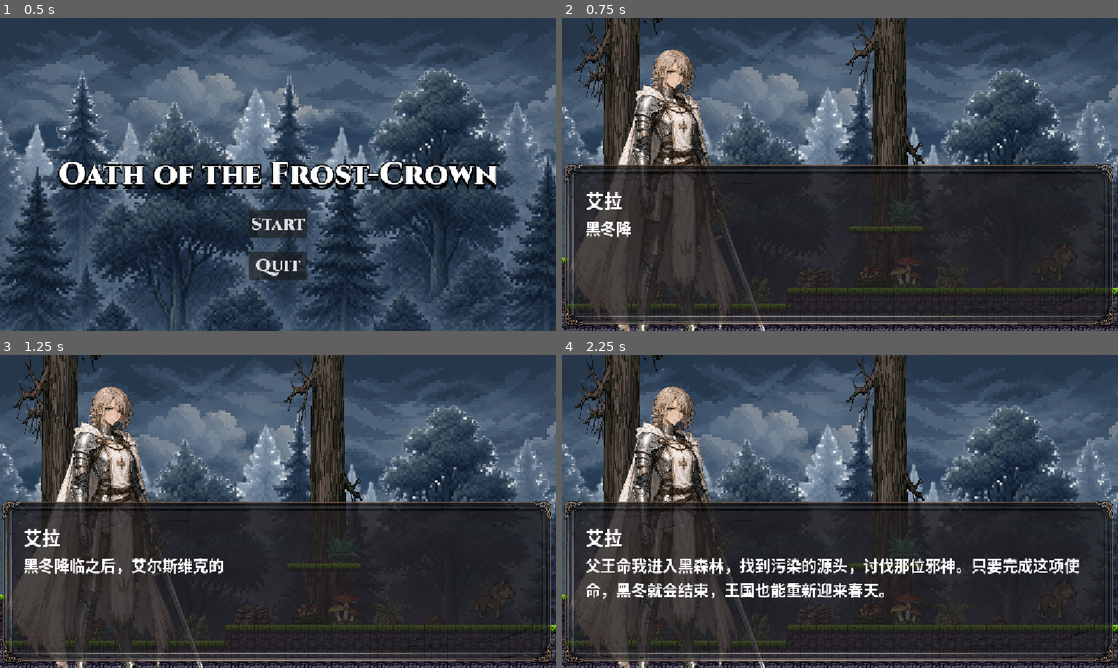
Above: before the commit, frames 1-4 (two rows, left to right).
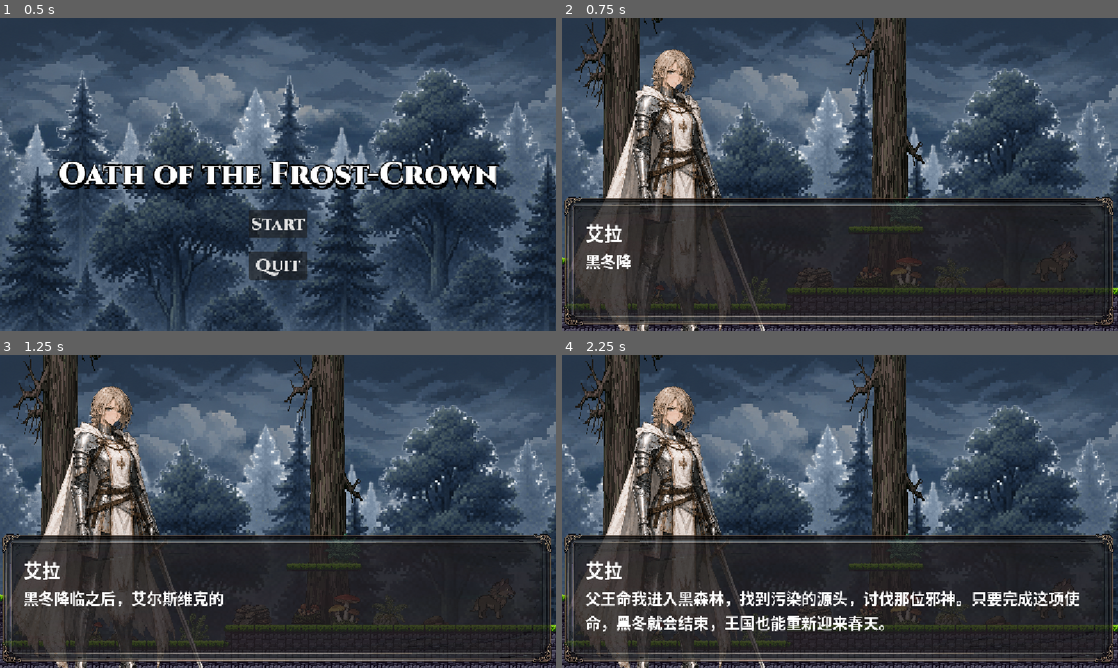
Above: after the commit, the same moments.

Repository: cwdtom/oath-of-the-frost-crown
Game: Godot game, scene res://main.tscn
The game is run twice, just before and just after one commit, with the same random seed, the same clock (stepped at 60 frames per second) and the same inputs. Sound files missing from this copy of the repository are replaced by a short silence.
Inputs:
- Up to frame 1 (0.5 s): no input
- Up to frame 2 (0.75 s): click "Start" at 0.5 s
- Up to frame 3 (1.25 s): no input
- Up to frame 4 (2.25 s): tap Enter (attack) at 1.25, 1.35, 2.1 s; hold Right (right) from 1.28 s (still down); tap Space (jump) at 1.52 s

Frame 1 is identical in both runs. In frame 2, 10% of the frame differs, in the area x 0-100%, y 46-91%; in frame 3, 12%; in frame 4, 17%.

Commit message:
Resume Level01 music and skip intro on retry

Diff:
--- a/levels/background.gd
+++ b/levels/background.gd
@@ -3,19 +3,31 @@
 
 @onready var music: AudioStreamPlayer = $AudioStreamPlayer
 
+var playback_position := 0.0
+
+
+func _enter_tree() -> void:
+	if is_node_ready():
+		start_music.call_deferred()
+
 
 func _ready() -> void:
+	start_music()
+
+
+func start_music() -> void:
 	if DisplayServer.get_name() == "headless":
-		clear_music()
+		stop_music()
 		return
 
-	music.play()
+	music.play(playback_position)
 
 
 func _exit_tree() -> void:
-	clear_music()
+	stop_music()
 
 
-func clear_music() -> void:
+func stop_music() -> void:
+	if music.playing:
+		playback_position = music.get_playback_position()
 	music.stop()
-	music.stream = null
--- a/levels/background.tscn
+++ b/levels/background.tscn
@@ -11,6 +11,7 @@
 script = ExtResource("1_t6oab")
 
 [node name="AudioStreamPlayer" type="AudioStreamPlayer" parent="." unique_id=773777861]
+process_mode = 3
 stream = ExtResource("2_s5n1h")
 volume_db = -8.0
 
--- a/levels/level_01.tscn
+++ b/levels/level_01.tscn
@@ -1867,10 +1867,12 @@
 tile_set = SubResource("TileSet_1n5kv")
 
 [node name="Player" parent="." index="3" unique_id=1483695229]
-position = Vector2(203, 380)
-
-[node name="SpawnPoint" parent="." index="4" unique_id=1046513896]
-position = Vector2(258, 459)
+position = Vector2(198, 418)
+
+[node name="BossDoor" parent="." index="4" unique_id=1824600193]
+position = Vector2(3933, 354)
+collision_layer = 1
+collision_mask = 1
 
 [node name="Enemies" type="Node2D" parent="." index="5" unique_id=67931990]
 
@@ -1890,10 +1892,5 @@
 [node name="Wolf4" parent="Enemies" index="4" unique_id=2088473449 instance=ExtResource("2_mckh2")]
 position = Vector2(3288, 488)
 
-[node name="BossDoor" parent="." index="6" unique_id=1824600193]
-position = Vector2(3933, 354)
-collision_layer = 1
-collision_mask = 1
-
-[node name="Story" parent="." index="8" instance=ExtResource("27_story")]
+[node name="Story" parent="." index="7" unique_id=292316685 instance=ExtResource("27_story")]
 story_path = "res://levels/level_01_story.json"
--- a/levels/level_base.gd
+++ b/levels/level_base.gd
@@ -5,7 +5,6 @@
 
 @onready var player = $Player
 @onready var hud = $HUD
-@onready var spawn_point = $SpawnPoint
 @onready var story: CanvasLayer = get_node_or_null("Story") as CanvasLayer
 @onready var player_camera: Camera2D = $Player/Camera2D
 
@@ -13,7 +12,6 @@
 
 
 func _ready() -> void:
-	player.global_position = spawn_point.global_position
 	hud.set_health(player.health)
 	player.hurt_taken.connect(hud.decrease_health)
 
--- a/levels/level_base.tscn
+++ b/levels/level_base.tscn
@@ -11,9 +11,6 @@
 [node name="Player" parent="." unique_id=1483695229 instance=ExtResource("1_vmt1o")]
 position = Vector2(314, 329)
 
-[node name="SpawnPoint" type="Marker2D" parent="." unique_id=1046513896]
-position = Vector2(114, 557)
-
 [node name="BossDoor" parent="." unique_id=1824600193 instance=ExtResource("3_da5si")]
 visible = false
 
--- a/main.gd
+++ b/main.gd
@@ -48,7 +48,7 @@
 	game_result_popup.visible = true
 
 
-func start_level_01() -> void:
+func start_level_01(play_intro: bool = true) -> void:
 	game_result_popup.visible = false
 
 	if level != null:
@@ -59,14 +59,23 @@
 
 	level = LEVEL_01_SCENE.instantiate() as Node2D
 	level.name = "Level01"
+	if not play_intro:
+		var story := level.get_node_or_null("Story")
+		if story != null:
+			level.remove_child(story)
+			story.queue_free()
+
 	add_child(level)
 	move_child(level, 0)
-	level.connect("intro_finished", _on_level_01_intro_finished)
+	if play_intro:
+		level.connect("intro_finished", _on_level_01_intro_finished)
 	connect_level_events()
 
 
 func play_level_00() -> void:
 	suspended_level_01 = level
+	var background := suspended_level_01.get_node("Background")
+	background.call("stop_music")
 	remove_child(suspended_level_01)
 
 	level = LEVEL_00_SCENE.instantiate() as Node2D
@@ -107,7 +116,7 @@
 
 
 func _on_retry_pressed() -> void:
-	start_level_01()
+	start_level_01(false)
 
 
 func _on_quit_pressed() -> void:
--- a/tests/smoke_main.gd
+++ b/tests/smoke_main.gd
@@ -4,6 +4,7 @@
 const MAIN_SCENE := "res://main.tscn"
 const LEVEL_00_STORY := "res://levels/level_00_story.json"
 const LEVEL_01_STORY := "res://levels/level_01_story.json"
+const MUSIC_RESUME_POSITION := 5.0
 const RESULT_VICTORY := "VICTORY"
 
 var failures: Array[String] = []
@@ -38,7 +39,18 @@
 
 	expect(level_01.name == "Level01", "Start enters Level01 before Level00")
 	var level_01_story := level_01.get_node_or_null("Story")
+	var level_01_music := level_01.get_node_or_null("Background/AudioStreamPlayer") as AudioStreamPlayer
 	expect(level_01_story != null, "Level01 contains Story")
+	expect(level_01_music != null, "Level01 contains background music")
+	if level_01_music != null:
+		expect(level_01_music.stream.get("loop") == true, "Level01 music loops")
+		expect(
+			level_01_music.process_mode == Node.PROCESS_MODE_ALWAYS,
+			"Level01 music keeps processing while its Story pauses the scene"
+		)
+		if DisplayServer.get_name() != "headless":
+			expect(level_01_music.playing, "Level01 music plays while its Story is active")
+			level_01_music.play(MUSIC_RESUME_POSITION)
 	if level_01_story == null:
 		finish()
 		return
@@ -53,8 +65,14 @@
 		finish()
 		return
 
-	for _story_node in level_01_story_nodes:
+	for story_node_index in level_01_story_nodes.size():
 		level_01_story.call("show_next_node")
+		if (
+			level_01_music != null
+			and DisplayServer.get_name() != "headless"
+			and story_node_index < level_01_story_nodes.size() - 1
+		):
+			expect(level_01_music.playing, "Level01 Story does not interrupt its music")
 
 	await process_frame
 	var level := main.get("level") as Node2D
@@ -62,6 +80,9 @@
 	expect(is_instance_valid(level_01), "Level01 remains alive while Level00 plays")
 	if is_instance_valid(level_01):
 		expect(not level_01.is_inside_tree(), "Level01 is suspended while Level00 plays")
+		if level_01_music != null:
+			expect(not level_01_music.playing, "Level01 music stops while Level00 plays")
+			expect(level_01_music.stream != null, "Level01 keeps its music stream for resuming")
 	if level == null:
 		finish()
 		return
@@ -105,6 +126,14 @@
 		finish()
 		return
 	expect(level.get_node_or_null("Story") == null, "Level01 Story remains finished after returning")
+	if level_01_music != null:
+		expect(level_01_music.stream != null, "Level01 still has its music stream after Level00")
+		if DisplayServer.get_name() != "headless":
+			expect(level_01_music.playing, "Level01 music resumes after Level00")
+			expect(
+				level_01_music.get_playback_position() >= MUSIC_RESUME_POSITION,
+				"Level01 music resumes from its position before Level00"
+			)
 
 	var player := level.get_node_or_null("Player")
 	var wolf_king := level.get_node_or_null("Enemies/WolfKing")
@@ -138,12 +167,28 @@
 	expect(restarted_level != null, "Retry creates a replacement level")
 	expect(restarted_level != level, "Retry replaces the old level instance")
 	expect(not popup.visible, "Retry hides the result popup")
+	expect(
+		restarted_level != null and restarted_level.get_node_or_null("Story") == null,
+		"Retry returns to Level01 after its stories"
+	)
+	expect(not paused, "Retry returns to an unpaused Level01")
 
 	var restarted_player := restarted_level.get_node_or_null("Player") if restarted_level != null else null
+	var restarted_hud := restarted_level.get_node_or_null("HUD") if restarted_level != null else null
+	var restarted_camera := (
+		restarted_level.get_node_or_null("Player/Camera2D") as Camera2D
+		if restarted_level != null
+		else null
+	)
 	if restarted_player != null:
 		expect(restarted_player.get("controls_enabled") == true, "Retry starts with controls enabled")
 	else:
 		failures.append("Retry level is missing Player")
+	expect(restarted_hud != null and restarted_hud.visible, "Retry shows the Level01 HUD")
+	expect(restarted_camera != null and restarted_camera.is_current(), "Retry restores the Player camera")
+
+	await process_frame
+	expect(main.get("level") == restarted_level, "Retry does not start Level00 again")
 
 	finish()
 
--- a/ui/story.tscn
+++ b/ui/story.tscn
@@ -45,7 +45,7 @@
 anchor_right = 1.0
 anchor_bottom = 1.0
 offset_left = -18.0
-offset_top = -392.0
+offset_top = -324.0
 offset_right = 13.0
 offset_bottom = 35.0
 grow_horizontal = 2
Not shown, changed: assets/bg/sounds/level01.ogg.import
